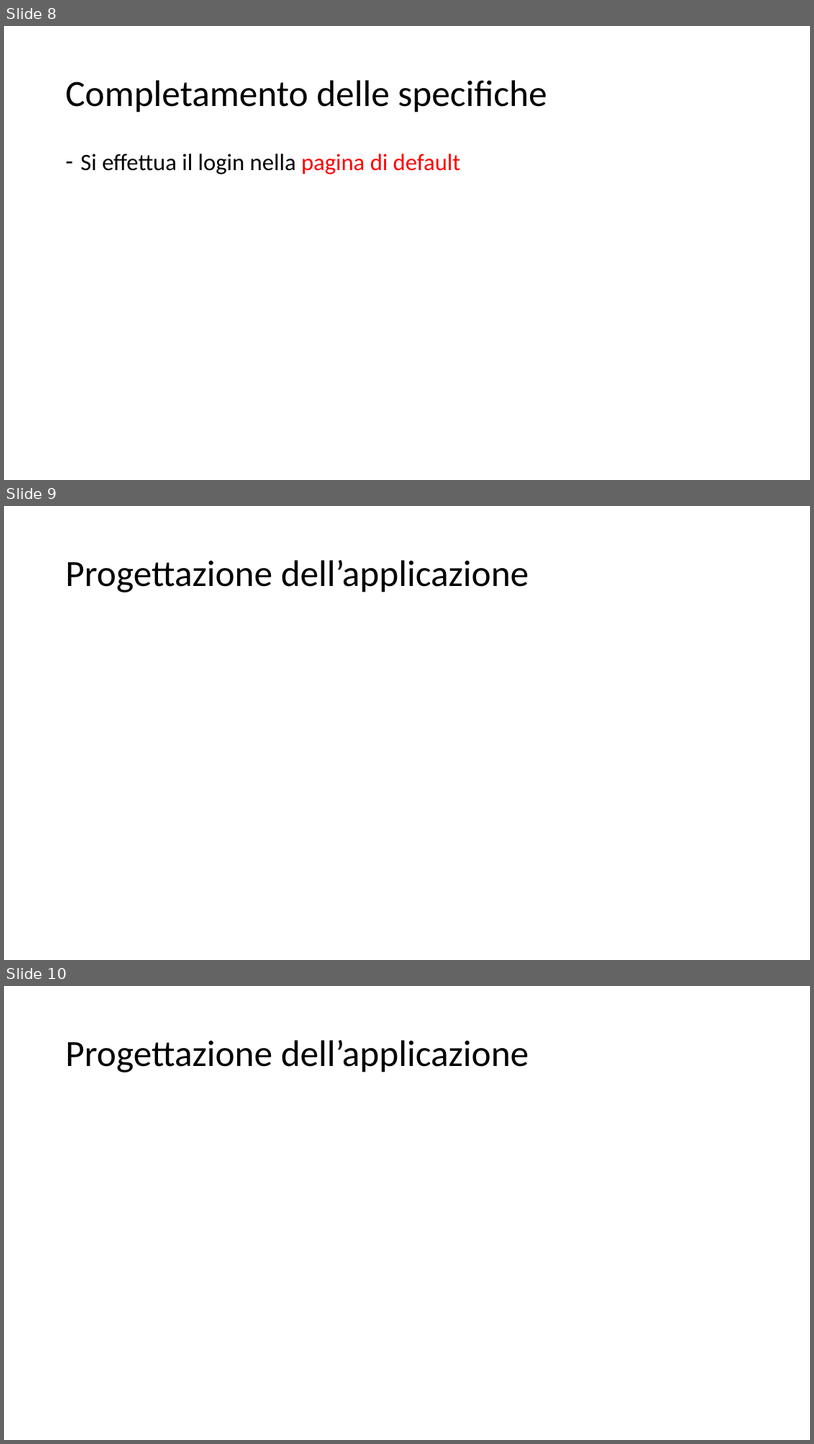
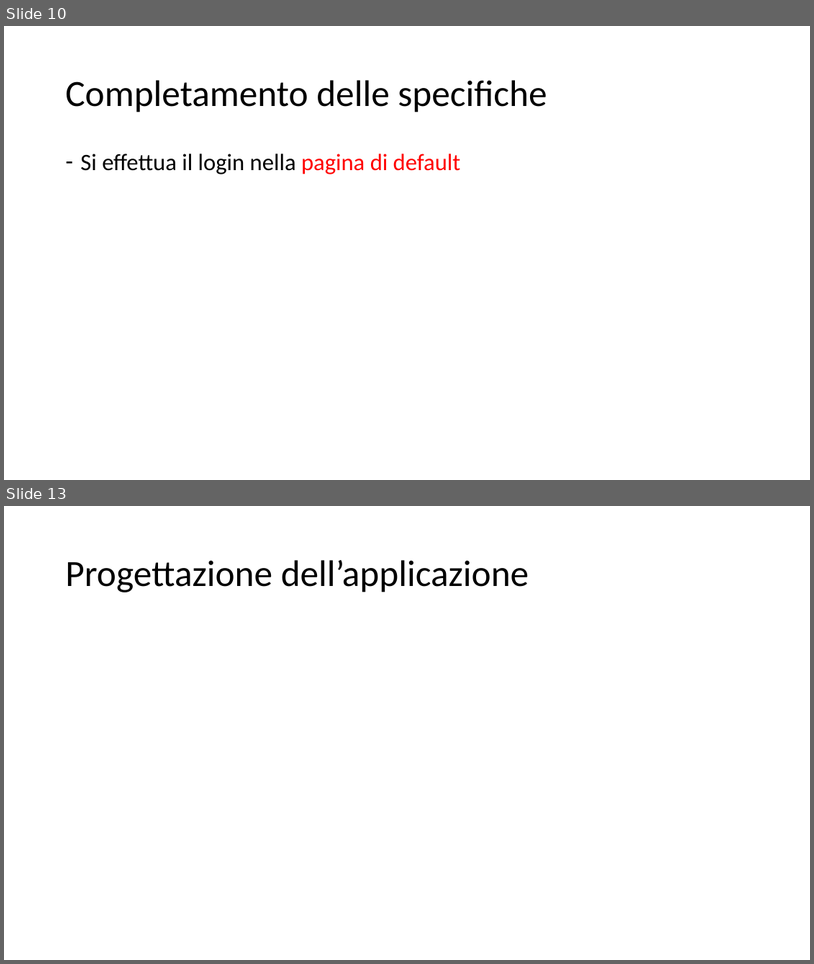
Before and after one commit to Trixyz28/TIW-ImgCatalog, a slide deck: Documents/TIWProject.pptx. Shown one above the other, each under a label of ours: slides 8, 9 and 10 before the commit, slides 10 and 13 after it; the slides between them are not shown. The pictures are 814x1444 and 814x964 pixels, drawn with LibreOffice and Linux fonts; fonts in the diff are those of the drawing. Boxes give left, top, right and bottom in pixels: in the first picture for what was removed or moved away, otherwise in the second. Text is boxed around its words. In the diff, an @@ line names an element or a change of style, - is before the commit and + after.

```diff
--- a/Documents/TIWProject.pptx
+++ b/Documents/TIWProject.pptx
@@ slide 9 removed at (x1=4, y1=506, x2=810, y2=960), background #FFFFFF @@
@@ title removed at (x1=65, y1=560, x2=529, y2=592) @@
-Progettazione dell’applicazione
@@ what was slide 8 is now slide 10 @@
@@ what was slide 10 is now slide 13 @@
```
Also in this commit, not shown: 3 slides changed, 9 slides added, 1 other slide removed, 11 other files.
